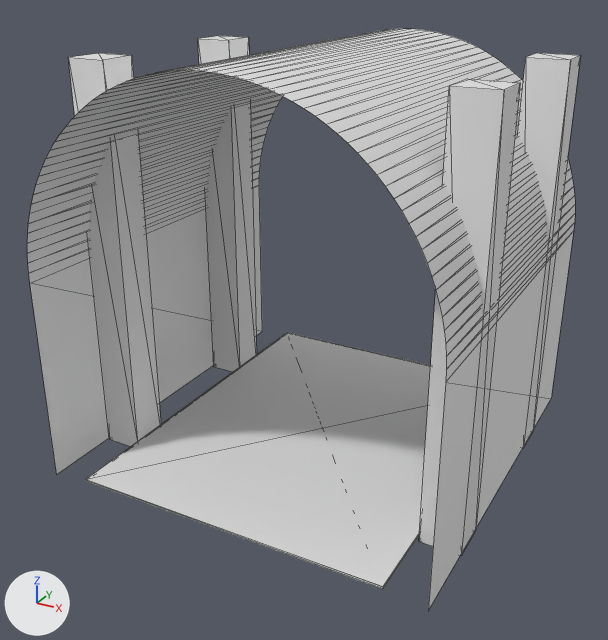
An edit to the glTF model models/scene_corridor.gltf, drawn before and after from the same camera.
The view is the same before and after, from a camera (50 mm lens) standing at (18.3, -35.5, 24.0) and looking at (-0.3, -1.6, 7.0). Arrows for +X, +Y and +Z are at lower left; the lights stay in place. Mesh edges are drawn as thin lines. Where no turn or scale is listed for an object, it has been applied to the vertices.
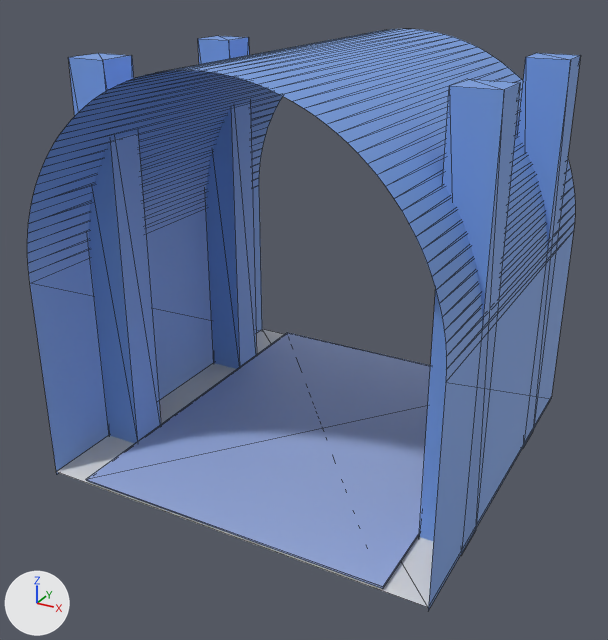
Commit message: emissive white plane

Where the change shows, as pixel boxes [x1, y1, x2, y2] in the pictures (608 x 640 px):
'Cylinder', recoloured (white to blue)
    both: [27, 29, 575, 611]
'Plane', recoloured (white to blue)
    both: [86, 332, 430, 589]
'Cube.002', recoloured (white to blue)
    both: [68, 53, 161, 446]
'Cube', recoloured (white to blue)
    both: [419, 79, 520, 555]
'Cube.003', recoloured (white to blue)
    both: [198, 36, 257, 372]
'Cube.001', recoloured (white to blue)
    both: [518, 53, 581, 448]
'Plane.001', added
    after: [56, 329, 434, 608]

Patch to the scene script:
```diff
--- a/models/scene_corridor.gltf.py
+++ b/models/scene_corridor.gltf.py
@@ mat_material_001 @@
 mat_material_001 = principled_material('Material.001')
-mat_material_001.base_color = (0.8, 0.8, 0.8)  # white #e7e7e7
+mat_material_001.base_color = (0.363, 0.472, 0.8)  # blue #a2b7e7
@@ mat_material_002 @@
 mat_material_002 = principled_material('Material.002')
-mat_material_002.base_color = (0.8, 0.8, 0.8)  # white #e7e7e7
+mat_material_002.base_color = (0.188, 0.356, 0.799)  # blue #78a1e7
@@ mat_material_003 @@
 mat_material_003 = principled_material('Material.003')
-mat_material_003.base_color = (0.8, 0.8, 0.8)  # white #e7e7e7
+mat_material_003.base_color = (0.188, 0.356, 0.799)  # blue #78a1e7
@@ mat_material @@
+mat_material = principled_material('Material')
+mat_material.base_color = (0.8, 0.8, 0.8)  # white #e7e7e7
@@ me_plane_001 @@
+me_plane_001.from_pydata([(10.0, -10.0, 0.0), (10.0, 10.0, 0.0), (-10.0, 10.0, 0.0), (-10.0, -10.0, 0.0)], [], [(0, 1, 2), (0, 2, 3)])
+me_plane_001.materials.append(mat_material)  # white #e7e7e7
@@ ob_plane_001 @@
+ob_plane_001 = bpy.data.objects.new('Plane.001', me_plane_001)
+ob_plane_001.location = (0.0, 0.0, -0.21)
```
